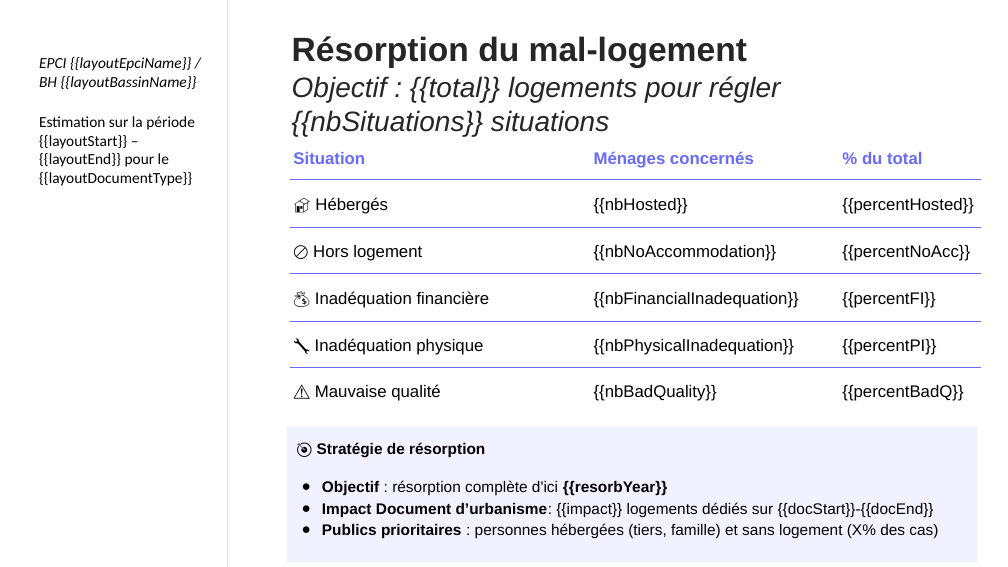
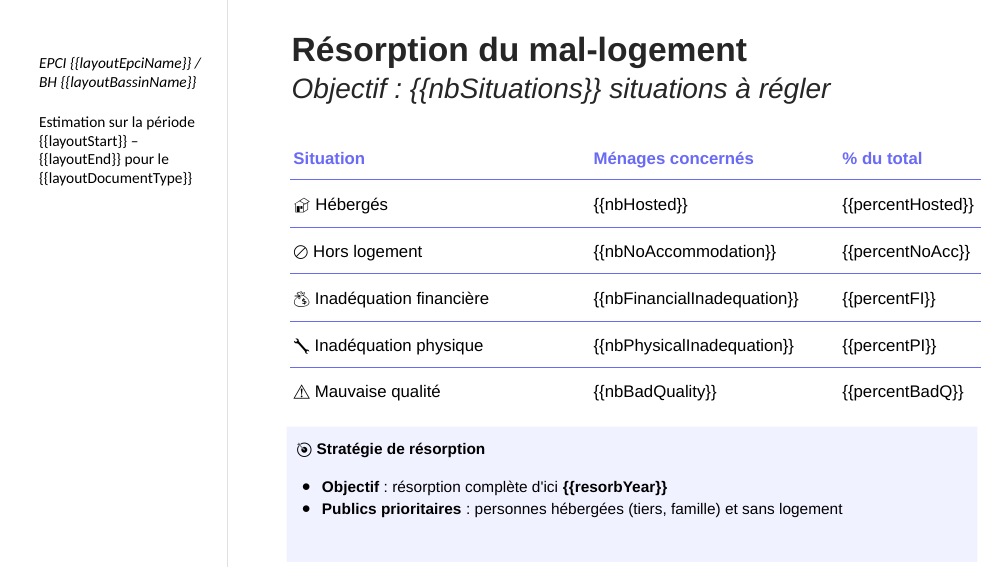
Before and after one commit to MTES-MCT/otelo-back, a slide deck: slide 22 of public/ppt/template.pptx. Drawn at 1008x567 pixels with LibreOffice and Linux fonts; fonts in the diff are those of the drawing; background and template pictures are left out. Boxes give left, top, right and bottom in pixels: in the first picture for what was removed or moved away, otherwise in the second. Text is boxed around its words. In the diff, an @@ line names an element or a change of style, - is before the commit and + after.

```diff
--- a/public/ppt/template.pptx
+++ b/public/ppt/template.pptx
@@ text at box(292, 77, 831, 103): text changed @@
-Objectif : {{total}} logements pour régler {{nbSituations}} situations
+Objectif : {{nbSituations}} situations à régler
@@ text in rectangle at box(322, 502, 842, 517): text changed @@
-● Impact Document d’urbanisme: {{impact}} logements dédiés sur {{docStart}}-{{docEnd}}
-● Publics prioritaires : personnes hébergées (tiers, famille) et sans logement (X% des cas)
+● Publics prioritaires : personnes hébergées (tiers, famille) et sans logement
```
Also in this commit, not shown: 7 other slides changed, 5 other files.
